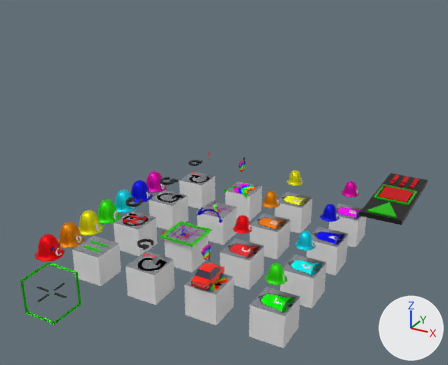
What one commit did to the Blender file models.blend.
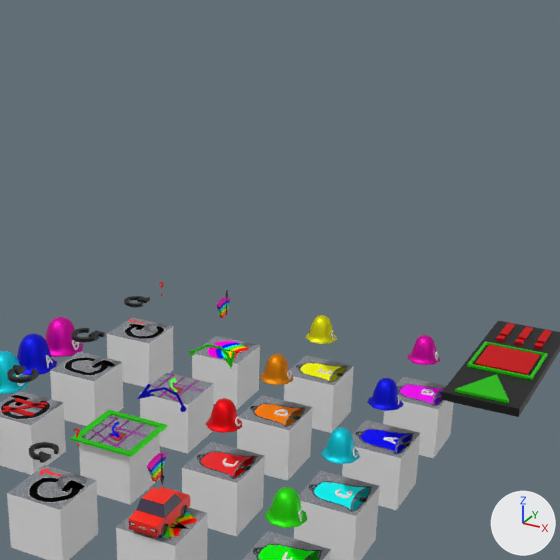
There are two pictures of each version: one whole from a 50 mm lens placed at (11.43, -12.68, 9.91), pointed at (3.41, 1.91, 2.61), one close up on the part from 27% to 95% of the width and 0% to 83% of the height. Every picture has the same lights, and +X, +Y and +Z are marked at lower right.

Before the edit, the objects in view are built like this:
```python
me_cmd_07_inc = bpy.data.meshes.new('cmd 07 inc')
me_cmd_07_inc.from_pydata(...)  # 8 vertices, 6 faces; spans x -0.5..0.5, y -0.5..0.5, z -0.5..0.5
# faces by material slot: [1, 5]
me_cmd_07_inc.materials.append(mat_commands)  # picture img_commands_png
me_cmd_07_inc.materials.append(mat_white)  # white #e7e7e7
me_cmd_13_bell_g = bpy.data.meshes.new('cmd 13 bell G')
me_cmd_13_bell_g.from_pydata(...)  # 74 vertices, 77 faces; spans x -0.5..0.5, y -0.5..0.5, z -0.5..0.52
# faces by material slot: [1, 76]
me_cmd_13_bell_g.materials.append(mat_commands)  # picture img_commands_png
me_cmd_13_bell_g.materials.append(mat_white)  # white #e7e7e7
me_roof_13_bell_g = bpy.data.meshes.new('roof 13 bell G')
me_roof_13_bell_g.from_pydata(...)  # 333 vertices, 336 faces; spans x -0.3..0.3, y -0.284..0.306, z -0.858..-0.37
# faces by material slot: [56, 209, 71]
me_roof_13_bell_g.materials.append(mat_clapper)  # grey #7f7f7f
me_roof_13_bell_g.materials.append(mat_bell_g)  # cyan #00d3e7
me_roof_13_bell_g.materials.append(mat_white)  # white #e7e7e7
ob_cmd_07_inc = bpy.data.objects.new('cmd 07 inc', me_cmd_07_inc)
ob_cmd_07_inc.location = (2.0, 6.0, 0.0)
ob_cmd_13_bell_g = bpy.data.objects.new('cmd 13 bell G', me_cmd_13_bell_g)
ob_cmd_13_bell_g.location = (6.0, 2.0, 0.0)
ob_roof_13_bell_g = bpy.data.objects.new('roof 13 bell G', me_roof_13_bell_g)
ob_roof_13_bell_g.location = (6.0, 2.0, 1.99)
# also in view: 'cmd 11 bell E' at (4.0, 6.0, 0.01); 'cmd 04 left if' at (2.0, 0.0, 0.0); 'cmd 12 bell F' at (6.0, 0.0, 0.01); 'cmd 03 right if' at (0.0, 6.0, 0.0); 'cmd 02 left' at (0.0, 4.0, 0.0)
```
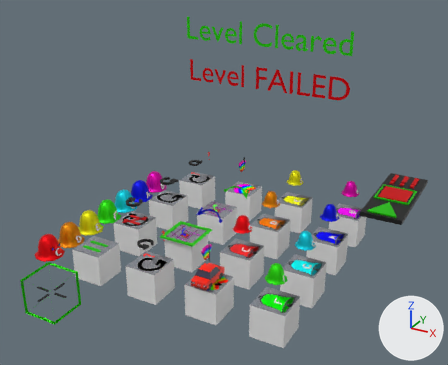
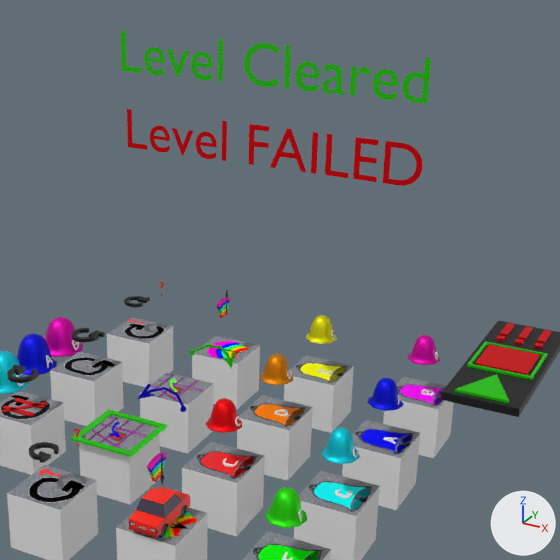
Edits to the bpy script that builds the scene:
```text
Add txt_text_001:
    txt_text_001 = bpy.data.curves.new('Text.001', 'FONT')
    txt_text_001.body = 'Level FAILED'
    txt_text_001.materials.append(mat_bell_c)  # red #ff000e
Add txt_text:
    txt_text = bpy.data.curves.new('Text', 'FONT')
    txt_text.body = 'Level Cleared'
    txt_text.materials.append(mat_bell_f)  # green #2ce700
Add ob_level_failed:
    ob_level_failed = bpy.data.objects.new('Level Failed', txt_text_001)
    ob_level_failed.location = (0.71, 4.41, 4.8)
    ob_level_failed.rotation_euler = (1.571, 0.0, 0.0)  # degrees (90, 0, 0)
Add ob_level_cleared:
    ob_level_cleared = bpy.data.objects.new('Level Cleared', txt_text)
    ob_level_cleared.location = (0.62, 4.41, 6.13)
    ob_level_cleared.rotation_euler = (1.571, 0.0, 0.0)  # degrees (90, 0, 0)
```

Changed parts and their boxes (x1, y1, x2, y2) in the close-ups (560 x 560 px):
'Level Cleared', added (green): after (121, 31, 431, 104)
'Level Failed', added (red): after (127, 109, 423, 186)
